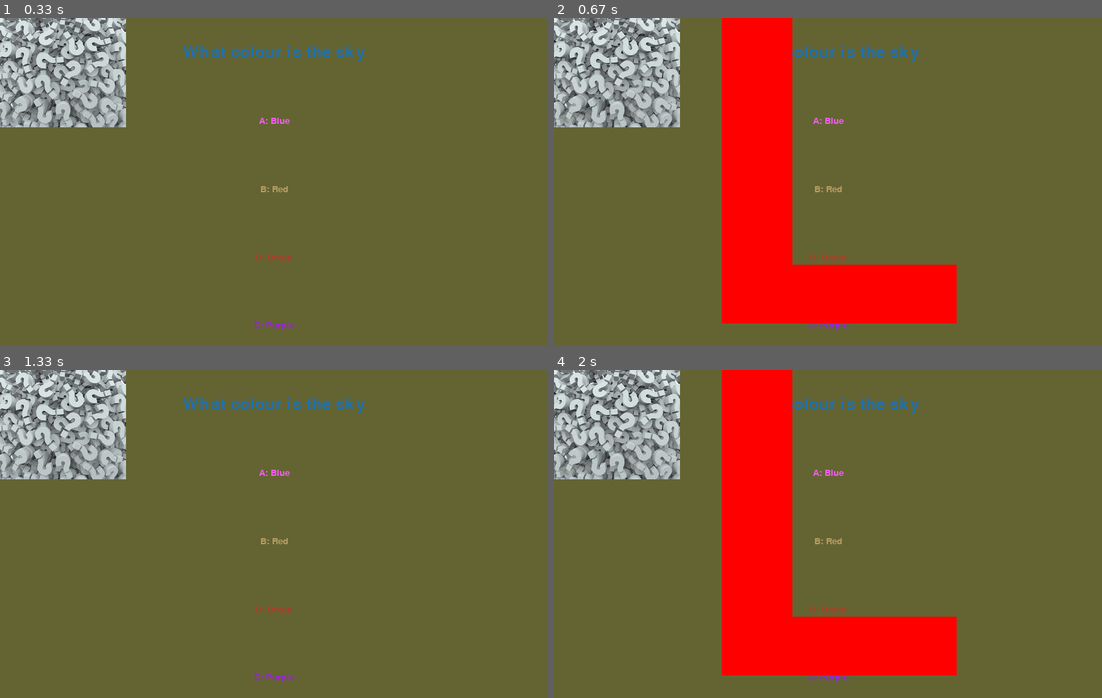
Above: before the commit, frames 1-4 (two rows, left to right).
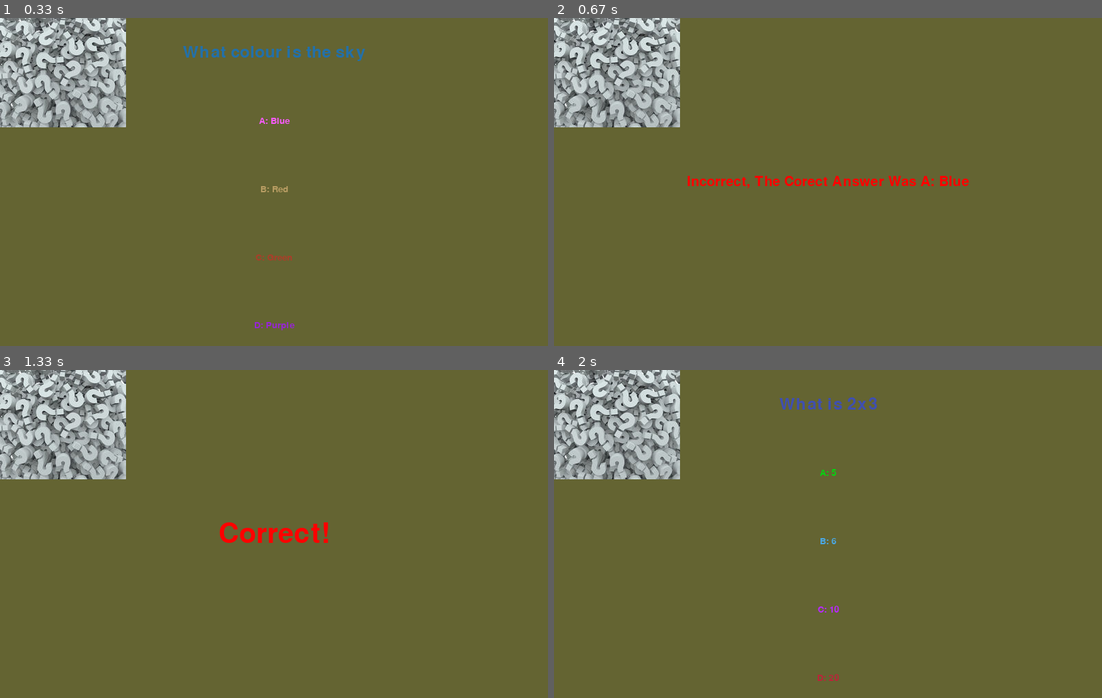
Above: after the commit, the same moments.

Repository: danielchriscarter/PiRight
Game: pygame game, started from main_code.py
Two runs of this game, one before a commit and one after it. Both use one fixed random seed, a clock stepped at 60 frames per second and the inputs below.
Inputs:
- Up to frame 1 (0.33 s): no input
- Up to frame 2 (0.67 s): hold D from 0.33 s (still down); hold Right from 0.33 s (still down)
- Up to frame 3 (1.33 s): release D at 0.8 s; release Right at 0.8 s; tap Enter at 0.83 s; tap C at 1.17 s
- Up to frame 4 (2 s): tap A at 1.5 s; hold Enter from 1.83 s (still down); hold Right from 1.83 s (still down)

Frame 1 is identical in both runs. In frame 2, 18% of the frame differs, in the area x 24-76%, y 0-96%; in frame 3, 1.3%; in frame 4, 18%.

Commit message:
Added GPIO inputs

Diff:
--- /dev/null
+++ b/buttons.py
@@ -0,0 +1,19 @@
+import RPi.GPIO as GPIO
+GPIO.setmode(GPIO.BCM)
+import time
+
+def CheckInputs(pins):
+    for pin in pins:
+        GPIO.setup(pin, GPIO.IN)
+        if(GPIO.input(pin)==1):
+            return pin
+    return 0
+
+def WaitForInput(pins):
+    for pin in pins:
+        GPIO.setup(pin, GPIO.IN)
+    while(True):
+        for pin in pins:
+            if(GPIO.input(pin)==1):
+                return pin
+        time.sleep(0.1)
--- /dev/null
+++ b/gpio_test.py
@@ -0,0 +1,15 @@
+import time
+import buttons
+
+print("Mode 1")
+print("Input at port " + str(buttons.WaitForInput([24])))
+print()
+
+time.sleep(1)
+
+print("Mode 2")
+while(True):
+    button = buttons.CheckInputs([23,24,25])
+    if(button!=0):
+        print("Button " + str(button) + " pressed")
+        break
--- a/main_code.py
+++ b/main_code.py
@@ -5,7 +5,7 @@
 quiz = logic.Quiz("./data/questions.csv")
 
 if __name__ == "__main__":
-    Window = PygameOutput(quiz)
+    Window = PygameOutput(quiz, [24,23,25,18]) #Replace with real button numbers
     Window.Main()
 
 
--- a/pygame_output.py
+++ b/pygame_output.py
@@ -4,16 +4,18 @@
 import time
 import random
 import logic
+import buttons
 
 class PygameOutput(pygame.sprite.Sprite):
 
-    def __init__(self, quiz, width = 800, height = 480):
+    def __init__(self, quiz, buttons, width = 800, height = 480):
         pygame.init()
         self.width = width
         self.height = height
         # Remove third argument to test on non-touchscreen display
         self.screen = pygame.display.set_mode((self.width, self.height), pygame.FULLSCREEN)
         self.quiz = quiz
+        self.BUTTONS = buttons
         pygame.mouse.set_visible(False)
 
     def Main(self):
@@ -32,10 +34,60 @@
             quizImage.rect.topleft = [0, 0]
             self.screen.blit(quizImage.image, quizImage.rect)
 
+            buttonPressed = buttons.CheckInputs(self.BUTTONS)
+            if(buttonPressed==self.BUTTONS[0]):
+                self.quiz.questions[index].answer = "a"
+                answered = True
+            elif(buttonPressed==self.BUTTONS[1]):
+                self.quiz.questions[index].answer = "b"
+                answered = True
+            elif(buttonPressed==self.BUTTONS[2]):
+                self.quiz.questions[index].answer = "c"
+                answered = True
+            elif(buttonPressed==self.BUTTONS[3]):
+                self.quiz.questions[index].answer = "d"
+                answered = True
+
+
             for event in pygame.event.get():
                 if event.type == pygame.QUIT:
                     pygame.quit()
                     sys.exit()
+
+                if event.type == KEYDOWN:
+                    if event.key == K_q and pygame.key.get_mods() and KMOD_CTRL:
+                        pygame.quit()
+                        sys.exit()
+                    elif event.key == K_RIGHT:
+                        correctFont = pygame.font.Font(None, 1000)
+                        result = correctFont.render("L", 1, (255, 0, 0))
+                        textpos = result.get_rect(centerx=self.width/2, centery=self.height/2)
+                        self.screen.blit(result, textpos)
+                    elif event.key == K_a:
+                        self.quiz.questions[index].answer = "a"
+                        answered = True
+                    elif event.key == K_b:
+                        self.quiz.questions[index].answer = "b"
+                        answered = True
+                    elif event.key == K_c:
+                        self.quiz.questions[index].answer = "c"
+                        answered = True
+                    elif event.key == K_d:
+                        self.quiz.questions[index].answer = "d"
+                        answered = True
+                    elif event.key == K_RETURN and answered==True and finished==False:
+                        self.quiz.questions[index].duration = time.time() - startTime
+                        if self.quiz.questions[index].checkAnswer():
+                            self.quiz.questions_score = self.quiz.questions_score + 1
+
+                        if(index==len(self.quiz.questions)-1):
+                            finished = True
+                        else:
+                            answered = False;
+                            index += 1
+                            startTime = time.time()
+                            colours = self.RandomiseColours(5)
+
             if pygame.font:
                 if(finished==True):
                     self.DisplayText("Your score is: " + str(self.quiz.questions_score),60, (255,0,0), x=self.width/2, y=self.height/4)
@@ -49,39 +101,6 @@
                     else:
                         self.DisplayText("Incorrect, The Corect Answer Was " + self.quiz.questions[index].printCorrectAnswer(), 30, (255,0,0), x=self.width/2, y=self.height/2)
 
-            if event.type == KEYDOWN:
-                if event.key == K_q and pygame.key.get_mods() and KMOD_CTRL:
-                    pygame.quit()
-                    sys.exit()
-                elif event.key == K_RIGHT:
-                    correctFont = pygame.font.Font(None, 1000)
-                    result = correctFont.render("L", 1, (255, 0, 0))
-                    textpos = result.get_rect(centerx=self.width/2, centery=self.height/2)
-                    self.screen.blit(result, textpos)
-                elif event.key == K_a:
-                    self.quiz.questions[index].answer = "a"
-                    answered = True
-                elif event.key == K_b:
-                    self.quiz.questions[index].answer = "b"
-                    answered = True
-                elif event.key == K_c:
-                    self.quiz.questions[index].answer = "c"
-                    answered = True
-                elif event.key == K_d:
-                    self.quiz.questions[index].answer = "d"
-                    answered = True
-                elif event.key == K_RETURN and answered==True and finished==False:
-                    self.quiz.questions[index].duration = time.time() - startTime
-                    if self.quiz.questions[index].checkAnswer():
-                            self.quiz.questions_score = self.quiz.questions_score + 1
-
-                    if(index==len(self.quiz.questions)-1):
-                        finished = True
-                    else:
-                        answered = False;
-                        index += 1
-                        startTime = time.time()
-                        colours = self.RandomiseColours(5)
 
             pygame.display.update()
 
Not shown, added: .gitignore
Not shown, added: .gitignore~
